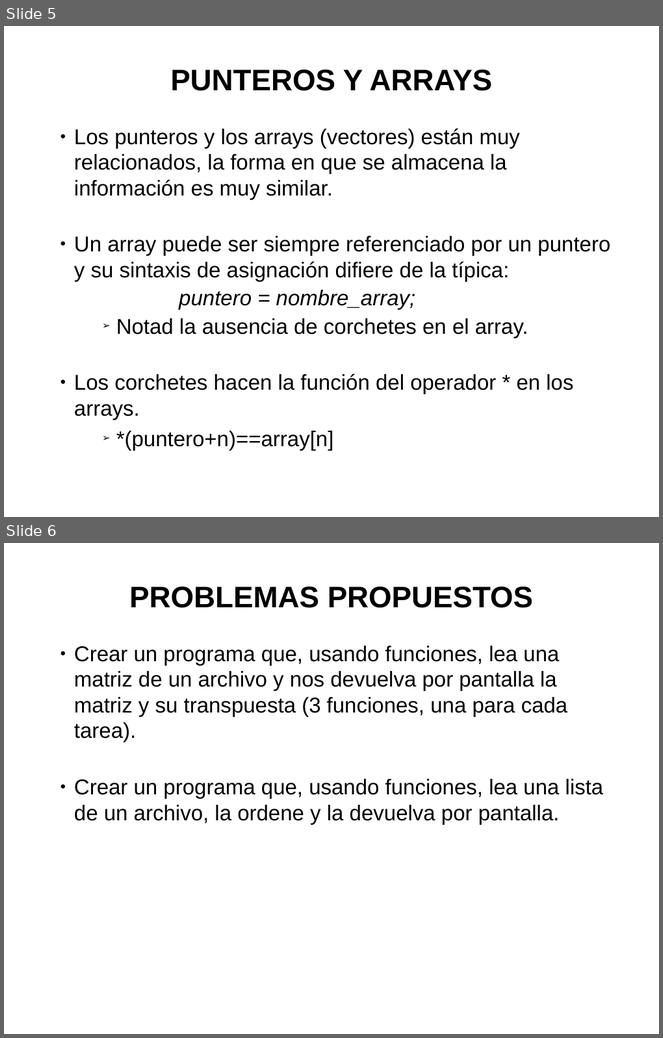
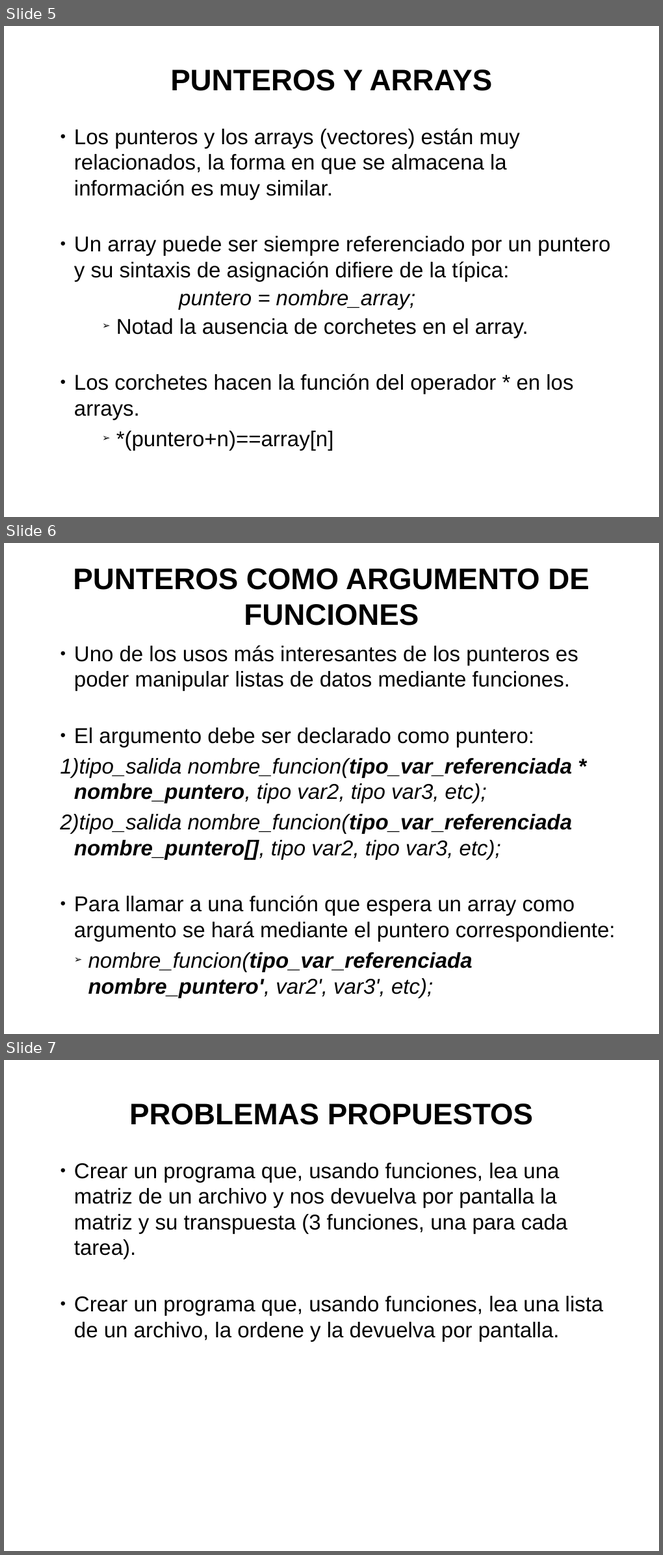
Before and after one commit to trivi/Introduccion-C-EFE-Oct, a slide deck: 08.Punteros/08.Punteros.odp. Shown one above the other, each under a label of ours: slides 5 and 6 before the commit, slides 5, 6 and 7 after it. The pictures are 663x1038 and 663x1555 pixels, drawn with LibreOffice and Linux fonts; fonts in the diff are those of the drawing. Boxes give left, top, right and bottom in pixels: in the first picture for what was removed or moved away, otherwise in the second. Text is boxed around its words. In the diff, an @@ line names an element or a change of style, - is before the commit and + after.

Commit message:
Actualizado el tema de punteros

```diff
--- a/08.Punteros/08.Punteros.odp
+++ b/08.Punteros/08.Punteros.odp
@@ slide 6 added at <box>4,543,659,1034</box>, background #FFFFFF @@
@@ title added at <box>73,568,589,626</box>, 36 pt, text #000000, bold @@
+PUNTEROS COMO ARGUMENTO DE FUNCIONES
@@ text added at <box>60,645,616,998</box>, 26 pt, text #000000, italic @@
+● Uno de los usos más interesantes de los punteros es poder manipular listas de datos mediante funciones.
+● El argumento debe ser declarado como puntero:
+1) tipo_salida nombre_funcion(tipo_var_referenciada * nombre_puntero, tipo var2, tipo var3, etc);
+2) tipo_salida nombre_funcion(tipo_var_referenciada nombre_puntero[], tipo var2, tipo var3, etc);
+● Para llamar a una función que espera un array como argumento se hará mediante el puntero correspondiente:
+  ➢ nombre_funcion(tipo_var_referenciada nombre_puntero', var2', var3', etc);
@@ what was slide 6 is now slide 7 @@
```
Also in this commit, not shown: 1 slide changed.
